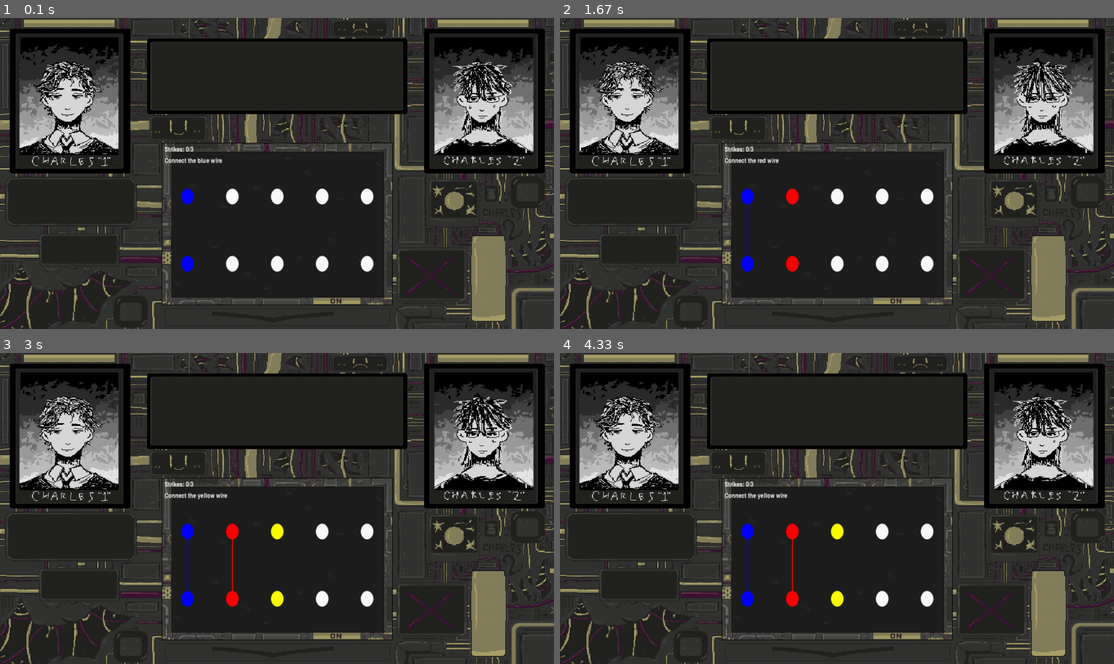
Above: before the commit, frames 1-4 (two rows, left to right).
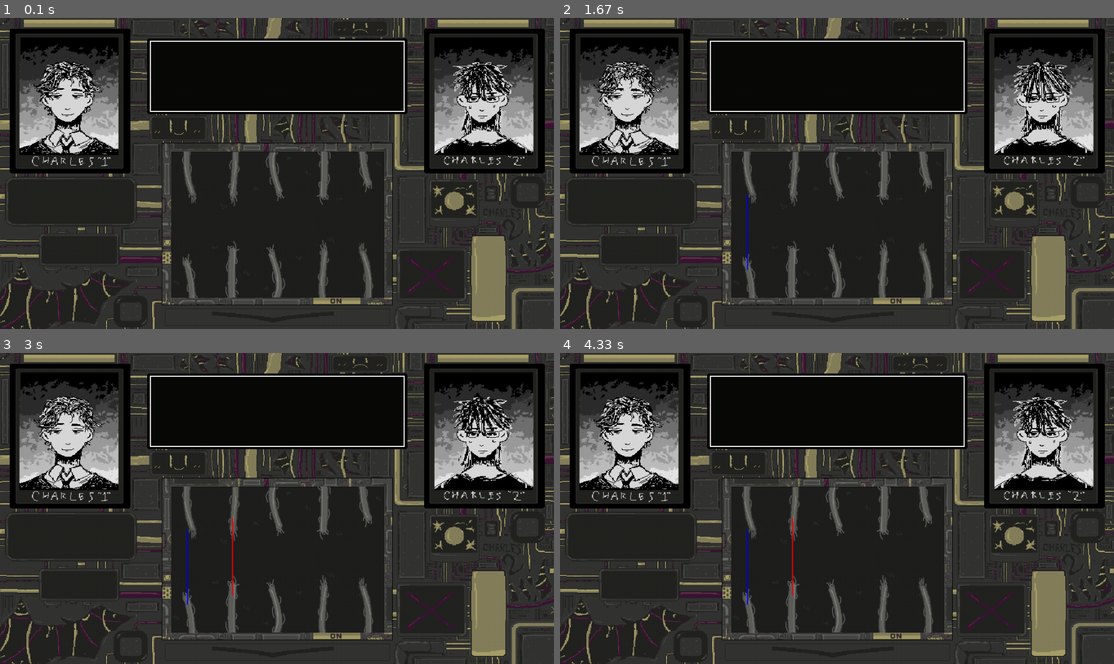
Above: after the commit, the same moments.

Repository: charles-kahlenberg/Bomb-defusal
Game: pygame game, started from Wires GUI.py
The game is run twice, just before and just after one commit, with the same random seed, the same clock (stepped at 60 frames per second) and the same inputs.
Inputs:
- Up to frame 1 (0.1 s): no input
- Up to frame 2 (1.67 s): tap 1 at 0.33 s
- Up to frame 3 (3 s): tap 2 at 1.67 s
- Up to frame 4 (4.33 s): no input

The runs differ from the first frame. In frame 1, 12% of the frame differs, in the area x 27-74%, y 7-91%; in frame 2, 12%; in frame 3, 12%; in frame 4, 12%.

Commit message:
wires in place, plus a text box

Diff:
--- a/Wires GUI.py
+++ b/Wires GUI.py
@@ -39,6 +39,15 @@
 MINIGAME_WINDOW_W = 425
 MINIGAME_WINDOW_H = 299
 
+TEXTBOX_X = 277
+TEXTBOX_Y = 42
+TEXTBOX_WIDTH = 471
+TEXTBOX_HEIGHT = 132
+TEXTBOX_ALPHA = 180
+TEXT_PADDING_X = 18
+TEXT_PADDING_Y = 16
+TEXT_LINE_SPACING = 30
+
 from bomb_configs import *
 
 
@@ -254,9 +263,11 @@
 
     # Variables
     circle_radius = 28
-
-    circle_loc_top = [[112, 190], [312, 190], [512, 190], [712, 190], [912, 190]]
-    circle_loc_bottom = [[112, 430], [312, 430], [512, 430], [712, 430], [912, 430]]
+    top_wire_y = 170
+    bottom_wire_y = 400
+
+    circle_loc_top = [[112, top_wire_y+14], [312, top_wire_y-27], [512, top_wire_y-18], [712, top_wire_y-2], [912, top_wire_y-56]]
+    circle_loc_bottom = [[112, bottom_wire_y+50], [312, bottom_wire_y+16], [512, bottom_wire_y+30], [712, bottom_wire_y+28], [912, bottom_wire_y+18]]
 
     # random.shuffle(circle_loc_bottom)
 
@@ -324,6 +335,35 @@
     surface.blit(text_surface, text_surface.get_rect(center=center))
 
 
+def draw_image_centered(surface, image, center):
+    """
+    Draws an image centered at the given position.
+    """
+    surface.blit(image, image.get_rect(center=center))
+
+
+def draw_status_textbox(surface, font, lines):
+    """
+    Draws a textbox in the top text area and displays the given status lines.
+    """
+    text_box = pygame.Surface((TEXTBOX_WIDTH, TEXTBOX_HEIGHT), pygame.SRCALPHA)
+    text_box.fill((0, 0, 0, TEXTBOX_ALPHA))
+    surface.blit(text_box, (TEXTBOX_X, TEXTBOX_Y))
+
+    border_rect = pygame.Rect(TEXTBOX_X, TEXTBOX_Y, TEXTBOX_WIDTH, TEXTBOX_HEIGHT)
+    pygame.draw.rect(surface, (255, 255, 255), border_rect, 2)
+
+    for index, line in enumerate(lines):
+        rendered_line = font.render(line, True, "white")
+        surface.blit(
+            rendered_line,
+            (
+                TEXTBOX_X + TEXT_PADDING_X,
+                TEXTBOX_Y + TEXT_PADDING_Y + index * TEXT_LINE_SPACING
+            )
+        )
+
+
 def get_current_wire_values():
     """
     Returns the current physical connected/disconnected state for each RPi wire.
@@ -379,6 +419,28 @@
 
     wire_bg = pygame.image.load("img_keys/WireBG.png").convert()
     wire_bg = pygame.transform.scale(wire_bg, game_surface.get_size())
+
+    def load_wire_circle_image(path):
+        image = pygame.image.load(path).convert_alpha()
+        wire_image_scale = 2.25
+        new_size = (
+            int(image.get_width() * wire_image_scale),
+            int(image.get_height() * wire_image_scale)
+        )
+        return pygame.transform.smoothscale(image, new_size)
+
+    wire_circle_images = {
+        "circle1": load_wire_circle_image("img_keys/W1T.png"),
+        "circle2": load_wire_circle_image("img_keys/W2T.png"),
+        "circle3": load_wire_circle_image("img_keys/W3T.png"),
+        "circle4": load_wire_circle_image("img_keys/W4T.png"),
+        "circle5": load_wire_circle_image("img_keys/W5T.png"),
+        "circle6": load_wire_circle_image("img_keys/W1B.png"),
+        "circle7": load_wire_circle_image("img_keys/W2B.png"),
+        "circle8": load_wire_circle_image("img_keys/W3B.png"),
+        "circle9": load_wire_circle_image("img_keys/W4B.png"),
+        "circle10": load_wire_circle_image("img_keys/W5B.png"),
+    }
 
     minigame_rect = pygame.Rect(
         MINIGAME_WINDOW_X,
@@ -387,9 +449,13 @@
         MINIGAME_WINDOW_H
     )
 
+    textbox_font = pygame.font.Font("img_keys/Baskic8.otf", 16)
+    textbox_lines = []
+
     def show_frame():
         main_screen.blit(intro_bg, (0, 0))
         draw_character(main_screen)
+        draw_status_textbox(main_screen, textbox_font, textbox_lines)
         scaled_game = pygame.transform.smoothscale(game_surface, minigame_rect.size)
         main_screen.blit(scaled_game, minigame_rect)
         pygame.display.flip()
@@ -494,13 +560,7 @@
             ("circle4", green_wire),
             ("circle5", orange_wire),
         ]:
-            if connected[wire.color] or wire == current_target_wire:
-                color_name = wire.color
-            else:
-                color_name = "white"
-
-            pygame.draw.circle(screen, colors[color_name], points[circle_name], circle_radius)
-            draw_text_centered(screen, font, "", colors["black"], points[circle_name])
+            draw_image_centered(screen, wire_circle_images[circle_name], points[circle_name])
 
         # Bottom row output circles
         for circle_name, wire in [
@@ -510,13 +570,7 @@
             ("circle9", green_wire),
             ("circle10", orange_wire),
         ]:
-            if connected[wire.color] or wire == current_target_wire:
-                color_name = wire.color
-            else:
-                color_name = "white"
-
-            pygame.draw.circle(screen, colors[color_name], points[circle_name], circle_radius)
-            draw_text_centered(screen, font, "", colors["black"], points[circle_name])
+            draw_image_centered(screen, wire_circle_images[circle_name], points[circle_name])
 
         # Draw connected wires
         if connected["red"]:
@@ -530,30 +584,24 @@
         if connected["orange"]:
             orange_wire.draw(screen)
 
-        # Strike counter
-        strike_text = font.render(f"Strikes: {strike_count}/3", True, colors["white"])
-        screen.blit(strike_text, (10, 10))
-
-        # Wire prompt
-        if not game_over:
-            prompt = font.render(
-                f"Connect the {current_target_wire.color} wire",
-                True,
-                colors["white"]
-            )
-            screen.blit(prompt, (10, 50))
-
-        # Win / lose overlay
-        if game_over:
-            msg = "YOU WIN!" if won else "BOOM — YOU LOSE"
-            msg_color = colors["green"] if won else colors["red"]
-            end_text = big_font.render(msg, True, msg_color)
-            screen.blit(end_text, end_text.get_rect(center=(512, 288)))
-            show_frame()
-            pygame.time.wait(1500)
-
-            if created_display:
-                pygame.quit()
+            if not game_over:
+                textbox_lines = [
+                    f"Strikes: {strike_count}/3",
+                    f"Connect the {current_target_wire.color} wire"
+                ]
+
+            # Win / lose overlay
+            if game_over:
+                msg = "YOU WIN!" if won else "BOOM — YOU LOSE"
+                msg_color = colors["green"] if won else colors["red"]
+                textbox_lines = [
+                    f"Strikes: {strike_count}/3",
+                    msg
+                ]
+                end_text = big_font.render(msg, True, msg_color)
+                screen.blit(end_text, end_text.get_rect(center=(512, 288)))
+                show_frame()
+                pygame.time.wait(1500)
 
             return won
 
